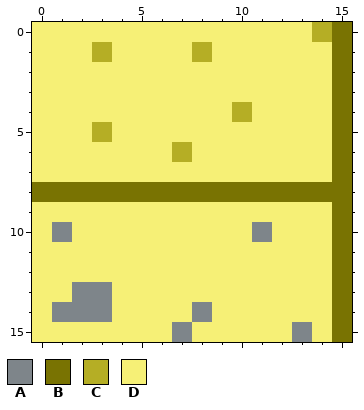
One commit to this pixel-art file: Assets/Sprites/Brute/Tilesets/Terrain/Sand/sand01-outline-bottom-right.aseprite. That is the earlier state.
16x16 pixels, 1 frame.
Palette (. is transparent): A #7e858a  B #797302  C #b5ae25  D #f6f076
Pixels before, first column x 0:
 0 DDDDDDDDDDDDDDCB
 1 DDDCDDDDCDDDDDDB
 2 DDDDDDDDDDDDDDDB
 3 DDDDDDDDDDDDDDDB
 4 DDDDDDDDDDCDDDDB
 5 DDDCDDDDDDDDDDDB
 6 DDDDDDDCDDDDDDDB
 7 DDDDDDDDDDDDDDDB
 8 BBBBBBBBBBBBBBBB
 9 DDDDDDDDDDDDDDDB
10 DADDDDDDDDDADDDB
11 DDDDDDDDDDDDDDDB
12 DDDDDDDDDDDDDDDB
13 DDAADDDDDDDDDDDB
14 DAAADDDDADDDDDDB
15 DDDDDDDADDDDDADB
After the commit:
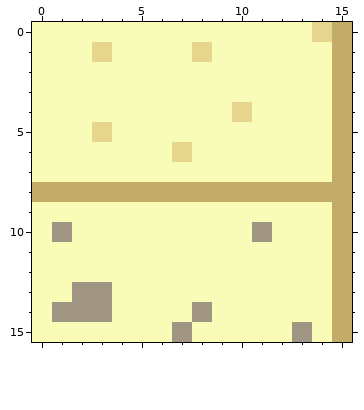
Difference:
colour A: #7e858a -> #a09483
colour B: #797302 -> #c3ac68
colour C: #b5ae25 -> #e6d58d
colour D: #f6f076 -> #f9fcb7
Changed places in both pictures, as pixel boxes (x1, y1, x2, y2):
changed: (32, 22, 352, 342)
